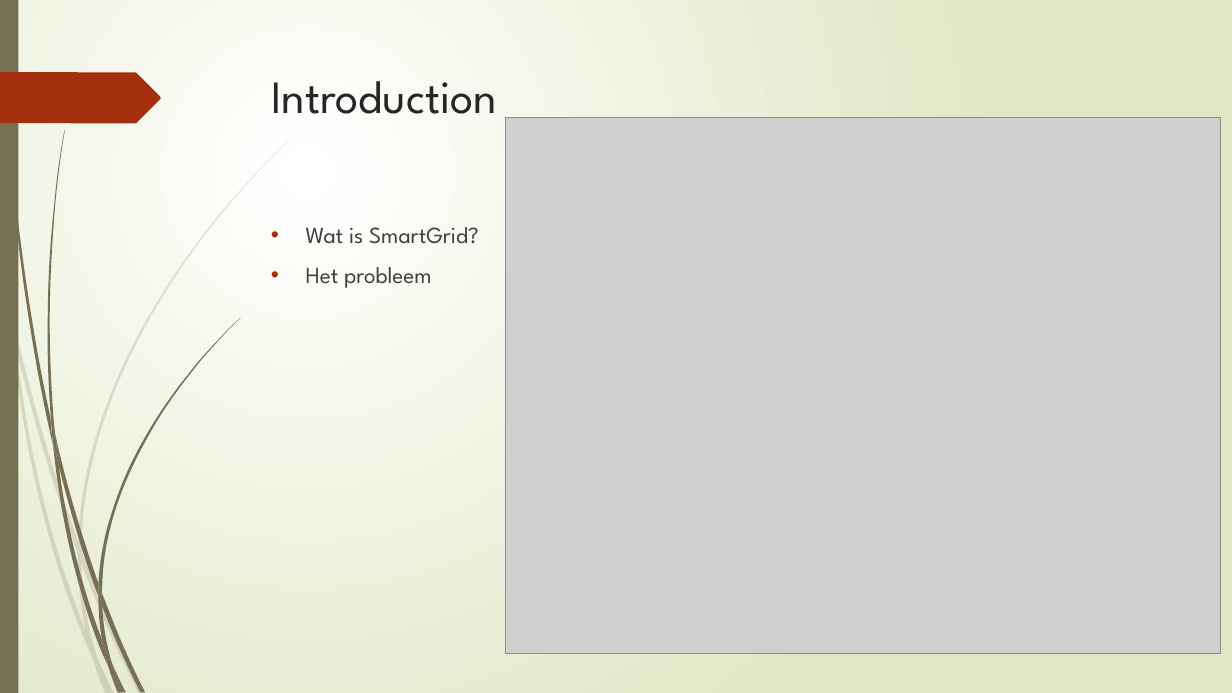
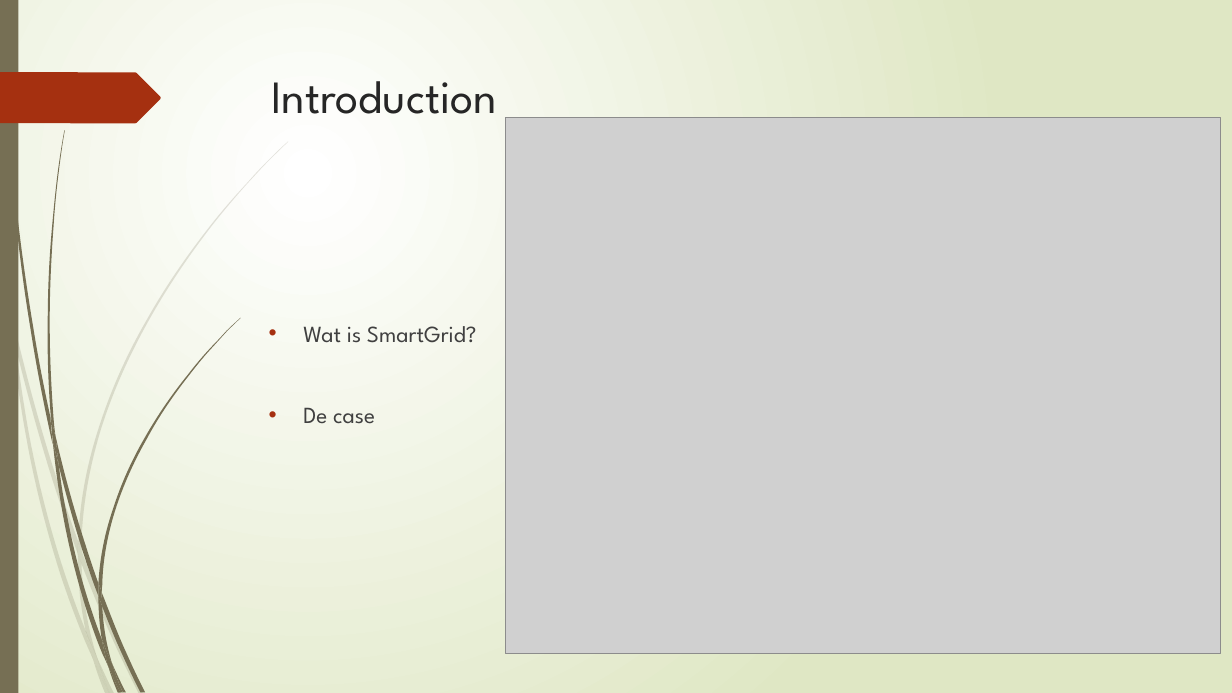
Before and after one commit to broekm006/SmartGrid, a slide deck: slide 2 of Final_V2.pptx. Drawn at 1232x693 pixels with LibreOffice and Linux fonts; fonts in the diff are those of the drawing; grey boxes stand for pictures. Boxes give left, top, right and bottom in pixels: in the first picture for what was removed or moved away, otherwise in the second. Text is boxed around its words. In the diff, an @@ line names an element or a change of style, - is before the commit and + after.

```diff
--- a/Final_V2.pptx
+++ b/Final_V2.pptx
@@ text "Wat is SmartGrid?": place and size @@
-text "Wat is SmartGrid?" at (306,227,479,288)
+text "Wat is SmartGrid?" at (303,326,477,424)
@@ text at (303,407,375,424): text changed @@
-• Het probleem
+• De case
```
Also in this commit, not shown: 9 other slides changed.
